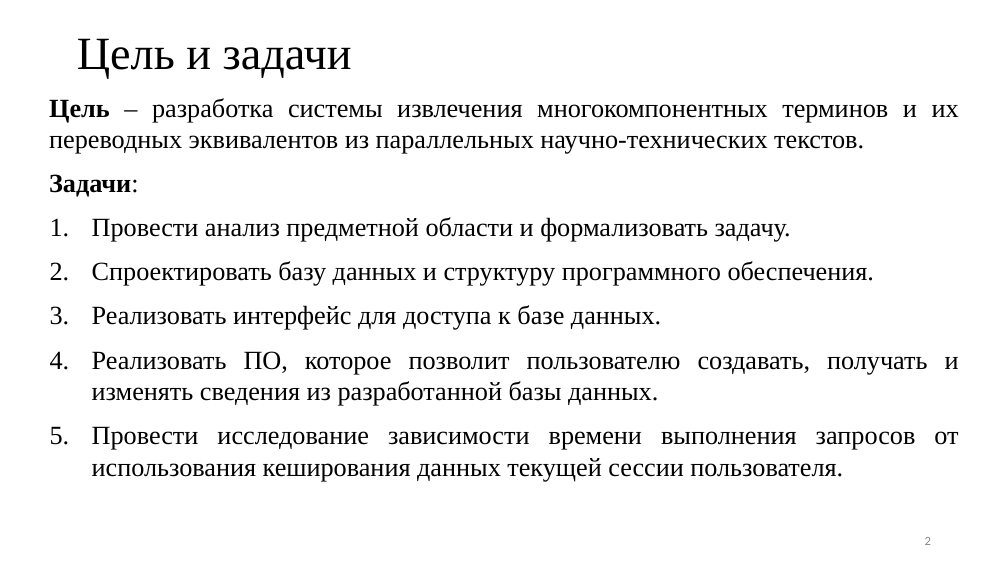
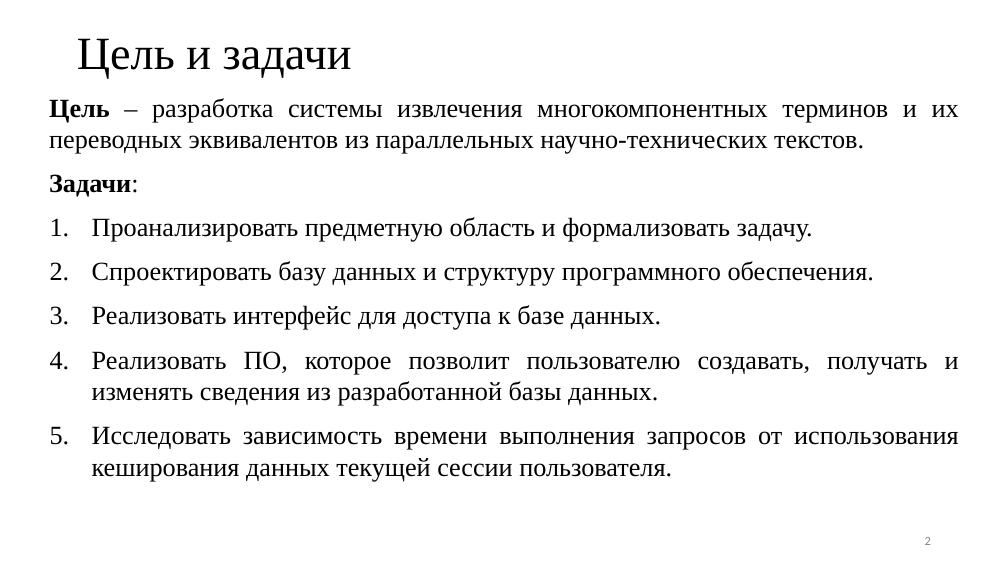
Before and after one commit to Inspirate789/Thermy-backend, a slide deck: slide 2 of docs/presentation/databases/presentation.pptx. Drawn at 1008x567 pixels with LibreOffice and Linux fonts; fonts in the diff are those of the drawing. Boxes give left, top, right and bottom in pixels: in the first picture for what was removed or moved away, otherwise in the second. Text is boxed around its words. In the diff, an @@ line names an element or a change of style, - is before the commit and + after.

Commit message:
Fix presentation

```diff
--- a/docs/presentation/databases/presentation.pptx
+++ b/docs/presentation/databases/presentation.pptx
@@ text at [92,217,813,242]: text changed @@
-1. Провести анализ предметной области и формализовать задачу.
+1. Проанализировать предметную область и формализовать задачу.
@@ text at [92,426,959,482]: text changed @@
-5. Провести исследование зависимости времени выполнения запросов от использования кеширования данных текущей сессии пользователя.
+5. Исследовать зависимость времени выполнения запросов от использования кеширования данных текущей сессии пользователя.
```
Also in this commit, not shown: 6 other slides changed, 1 slide added, 1 slide removed, 1 other file.
